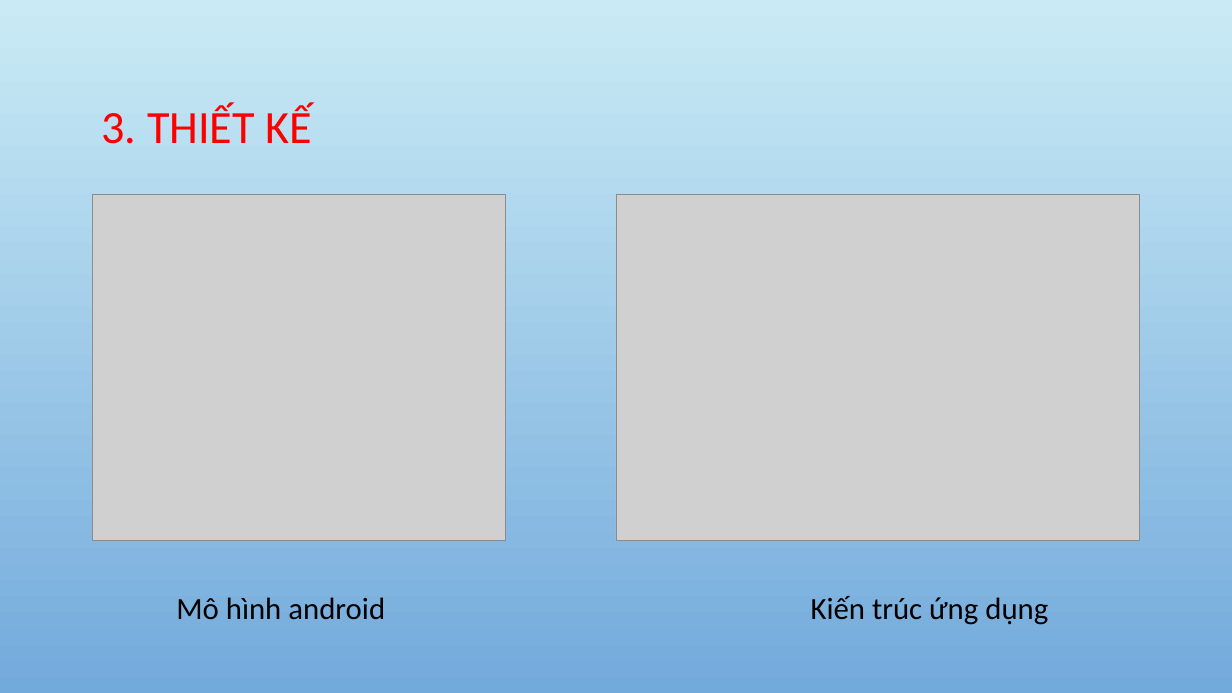
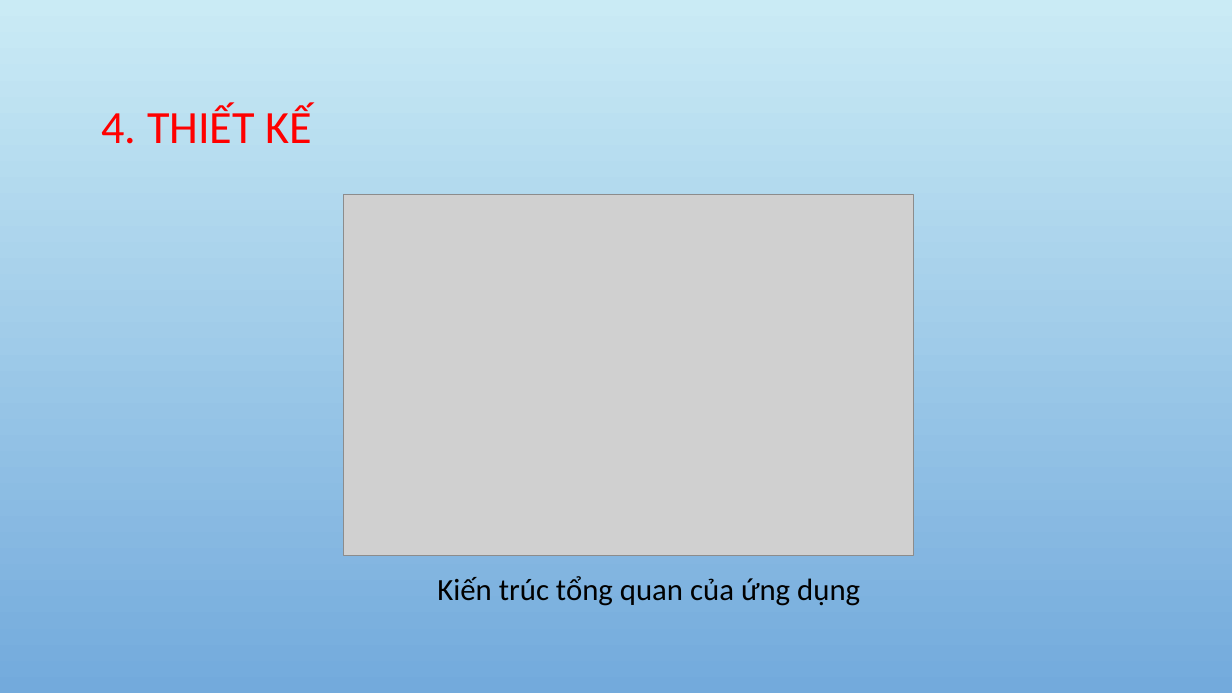
Before and after one commit to tuongthanh98/GraduationThsis, a slide deck: slide 13 of GraduationThsis_powpoint.pptx (slide 12 before the commit). Drawn at 1232x693 pixels with LibreOffice and Linux fonts; fonts in the diff are those of the drawing; grey boxes stand for pictures; background and template pictures are left out. Boxes give left, top, right and bottom in pixels: in the first picture for what was removed or moved away, otherwise in the second. Text is boxed around its words. In the diff, an @@ line names an element or a change of style, - is before the commit and + after.

```diff
--- a/GraduationThsis_powpoint.pptx
+++ b/GraduationThsis_powpoint.pptx
@@ title at box(102, 105, 312, 144): text changed @@
-3. THIẾT KẾ
+4. THIẾT KẾ
@@ picture removed at box(92, 195, 506, 541) @@
@@ picture added at box(344, 195, 914, 555) @@
@@ picture removed at box(616, 195, 1141, 541) @@
@@ text removed at box(176, 597, 385, 620) @@
-Mô hình android
@@ text at box(437, 576, 860, 606): text changed @@
-Kiến trúc ứng dụng
+Kiến trúc tổng quan của ứng dụng
```
Also in this commit, not shown: 9 other slides changed, 1 slide added, 3 slides removed, 3 other files.
